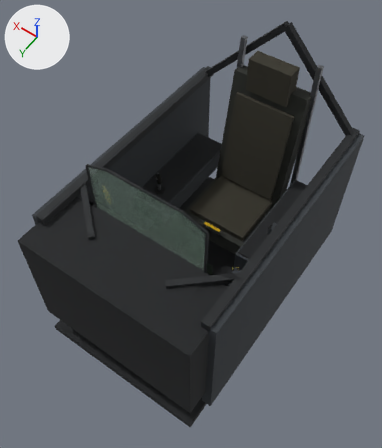
What one commit did to the Blender file assets-src/blend/cockpit_classic.blend.
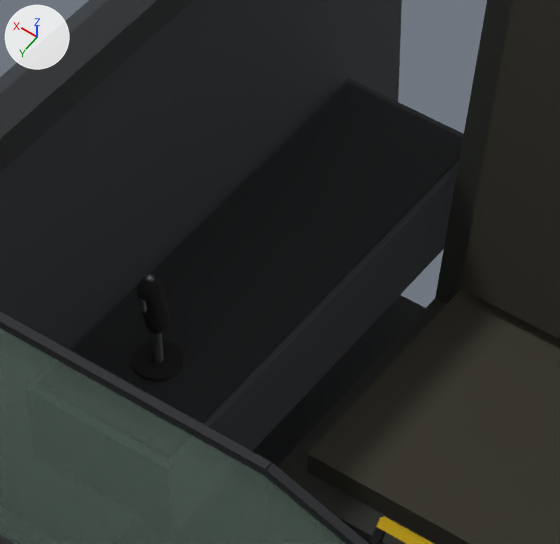
The first picture shows the older version from a 50 mm camera at (-1.13, 2.0, 2.04) aimed at (0.0, 0.42, -0.44). The close-ups show the older and then the newer version on the part from 33% to 63% of the width and 26% to 51% of the height of that picture. Only the edits that show in the close-ups are written down. Arrows for +X, +Y and +Z are at upper left; the lights stay in place.

In view in the first close-up: 'cushion_121', 'cushion_123', 'dark_109', 'dark_110', 'frame_107', 'frame_113', 'frame_114', 'hud_glass_96', 'panel_grey_106', 'panel_grey_108', 'seat_120', 'seat_122' and 8 more.
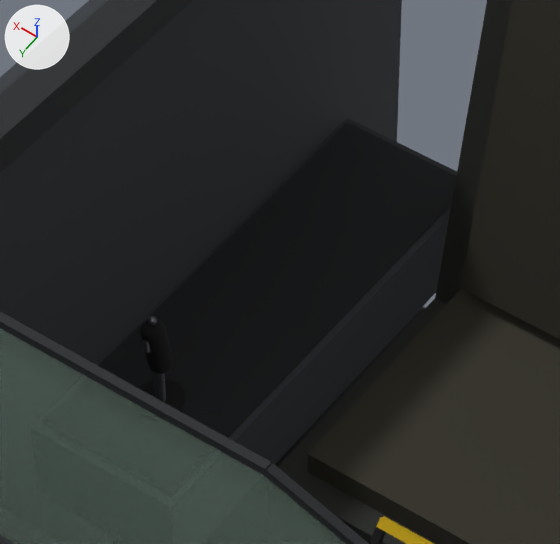
ob_stick is not drawn itself; it is the parent of ob_metal_500, ob_rubber_501, ob_metal_502, ob_metal_503.

Changed parts and their boxes [x1, y1, x2, y2] in the close-ups (560 x 544 px):
'dark_109', moved
    before: [71, 82, 463, 424]
    after: [98, 122, 456, 438]
'panel_grey_108', moved
    before: [67, 78, 464, 451]
    after: [96, 118, 457, 464]
'rubber_501', moved
    before: [137, 277, 170, 334]
    after: [140, 319, 173, 374]
'metal_500', moved
    before: [150, 332, 163, 363]
    after: [152, 371, 166, 402]
'metal_502', moved
    before: [139, 298, 147, 313]
    after: [142, 340, 150, 354]
'metal_503', moved
    before: [145, 274, 154, 283]
    after: [148, 316, 157, 325]
'dark_110', unchanged, covered by the edit
    before: [252, 295, 425, 467]
    after: [275, 307, 425, 467]

The change, as a diff of the scene's bpy script:
```diff
--- a/assets-src/blend/cockpit_classic.blend.py
+++ b/assets-src/blend/cockpit_classic.blend.py
@@ ob_panel_grey_108 @@
 ob_panel_grey_108.parent = ob_cockpit
-ob_panel_grey_108.location = (0.4, -0.02, -0.66)
+ob_panel_grey_108.location = (0.4, -0.02, -0.74)
 ob_panel_grey_108.scale = (0.24, 0.75, 0.14)
@@ ob_dark_109 @@
 ob_dark_109.parent = ob_cockpit
-ob_dark_109.location = (0.4, -0.02, -0.587)
+ob_dark_109.location = (0.4, -0.02, -0.667)
 ob_dark_109.scale = (0.22, 0.72, 0.01)
@@ ob_stick @@
 ob_stick.parent = ob_cockpit
-ob_stick.location = (0.4, 0.22, -0.58)
+ob_stick.location = (0.4, 0.22, -0.66)
```
